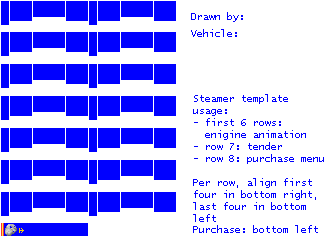
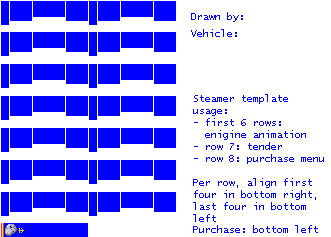
The second 331 × 237 image is a revision of the first. Changes to its layers:
painted on "empty.png" over [left=1, top=236, right=88, bottom=237]
